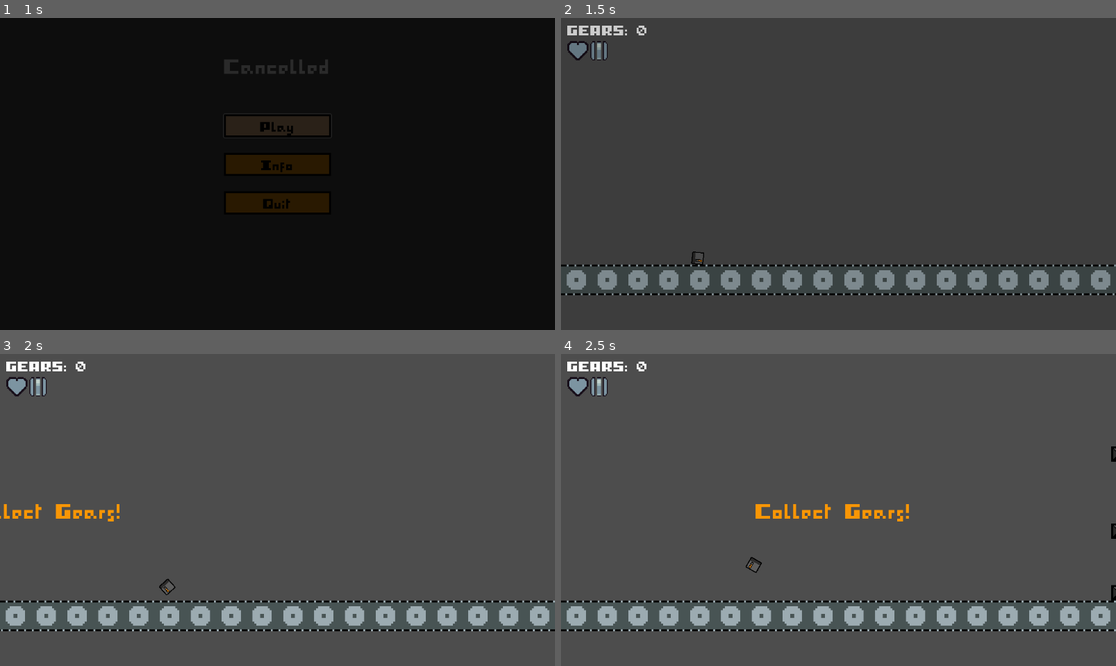
Above: before the commit, frames 1-4 (two rows, left to right).
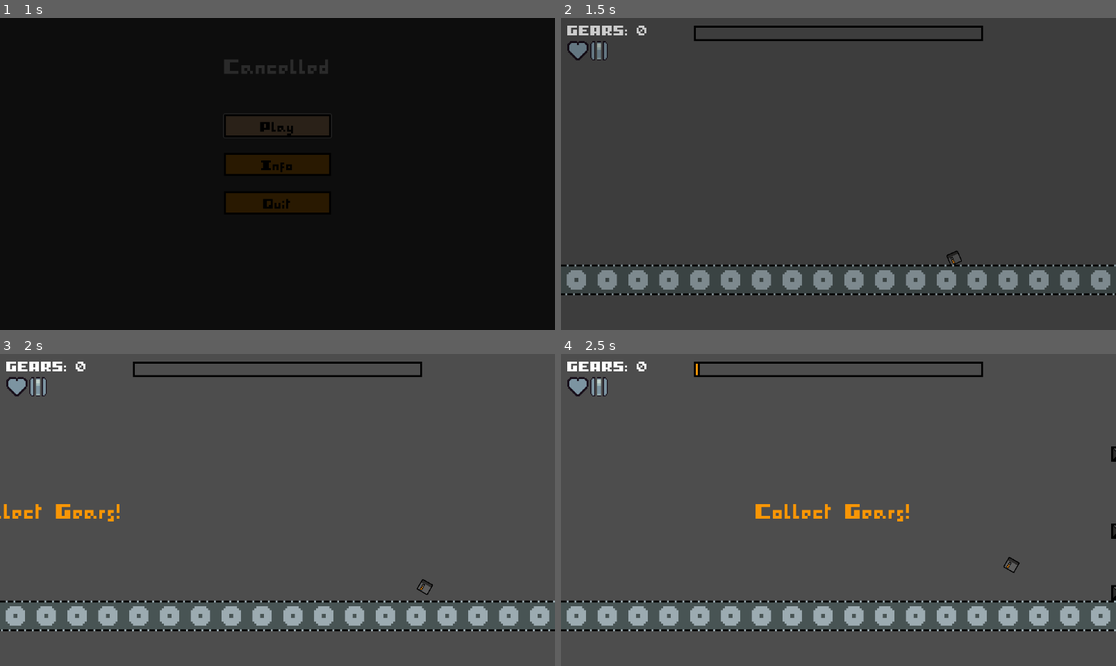
Above: after the commit, the same moments.

Repository: StephenAversa/BrackeysGameJam
Game: Godot game, scene res://Menus/start_menu.tscn
Same seed, same stepped clock (60 frames per second), same inputs: the game is played once before the commit and once after it. The project has no main scene, so this scene is started directly.
Inputs:
- Up to frame 1 (1 s): click "Play" at 0.5 s
- Up to frame 2 (1.5 s): hold Right (ui_right) from 1.28 s (still down)
- Up to frame 3 (2 s): keep holding Right (ui_right); tap Up (ui_up) at 1.52 s
- Up to frame 4 (2.5 s): keep holding Right (ui_right); tap Up (ui_up) at 2.27 s

Frame 1 is identical in both runs. In frame 2, 0.8% of the frame differs, in the area x 23-77%, y 2-80%; in frame 3, 0.8%; in frame 4, 0.9%, in the area x 23-83%, y 2-71%.

Commit message:
Progress Bar

Diff:
--- a/Menus/start_menu.gd
+++ b/Menus/start_menu.gd
@@ -12,4 +12,6 @@
 
 
 func _on_play_button_up() -> void:
+	Globals.gear_count = 0
+	Globals.player_health = 1
 	SceneManager.change_scene("res://World/world.tscn")
--- a/Player/player.gd
+++ b/Player/player.gd
@@ -130,15 +130,15 @@
 		build_step += 1
 		build_robot(build_step)
 		level_up.level_up("Double Jump")
-	if Globals.gear_count >= Globals.gear_count_health1:
+	if Globals.gear_count >= Globals.gear_count_health3:
 		Globals.player_health += 1
 		SignalManager.emit_signal("add_health")
 		level_up.level_up("Health Up")
-	if Globals.gear_count >= Globals.gear_count_health2:
+	elif Globals.gear_count >= Globals.gear_count_health2:
 		Globals.player_health += 1
 		SignalManager.emit_signal("add_health")
 		level_up.level_up("Health Up")
-	if Globals.gear_count >= Globals.gear_count_health3:
+	elif Globals.gear_count >= Globals.gear_count_health1:
 		Globals.player_health += 1
 		SignalManager.emit_signal("add_health")
 		level_up.level_up("Health Up")
--- /dev/null
+++ b/UI/progress.tscn
@@ -0,0 +1,36 @@
+[gd_scene load_steps=3 format=3 uid="uid://d7plrui5ybc3"]
+
+[sub_resource type="StyleBoxFlat" id="StyleBoxFlat_j6nlx"]
+bg_color = Color(0.637843, 0.637843, 0.637843, 0)
+border_width_left = 4
+border_width_top = 4
+border_width_right = 4
+border_width_bottom = 4
+border_color = Color(0, 0, 0, 1)
+
+[sub_resource type="StyleBoxFlat" id="StyleBoxFlat_enico"]
+bg_color = Color(0.976471, 0.588235, 0.0196078, 1)
+border_width_left = 4
+border_width_top = 4
+border_width_right = 4
+border_width_bottom = 4
+border_color = Color(0, 0, 0, 1)
+
+[node name="Progress" type="HBoxContainer"]
+anchors_preset = 5
+anchor_left = 0.5
+anchor_right = 0.5
+offset_left = -576.0
+offset_right = 576.0
+offset_bottom = 27.0
+grow_horizontal = 2
+alignment = 1
+
+[node name="ProgressBar" type="ProgressBar" parent="."]
+custom_minimum_size = Vector2(600, 32)
+layout_mode = 2
+theme_override_constants/outline_size = 4
+theme_override_styles/background = SubResource("StyleBoxFlat_j6nlx")
+theme_override_styles/fill = SubResource("StyleBoxFlat_enico")
+max_value = 120.0
+show_percentage = false
--- a/UI/ui.gd
+++ b/UI/ui.gd
@@ -3,6 +3,7 @@
 @onready var gearcount: Label = $HBoxContainer/VBoxContainer/Gearcount
 @onready var tick: TextureRect = $HBoxContainer/VBoxContainer/HBoxContainer/TickBox/Tick
 @onready var tick_box: HBoxContainer = $HBoxContainer/VBoxContainer/HBoxContainer/TickBox
+var temp_tick: TextureRect
 
 # Called when the node enters the scene tree for the first time.
 func _ready() -> void:
@@ -28,6 +29,8 @@
 		SignalManager.emit_signal("kill_player")
 
 func set_health(num: int):
-	for i in num-1:
+	for child in tick_box.get_children():
+		child.queue_free()
+	for i in num:
 		var tick_instance = tick.duplicate(true)
 		tick_box.add_child(tick_instance)
--- a/Utility/Globals.gd
+++ b/Utility/Globals.gd
@@ -12,7 +12,7 @@
 var conveyor_speed = -100
 var up_the_dif_time = 10
 
-var player_health = 1
+var player_health = 5
 
 
 func roll(chance: float):
--- a/Utility/SceneManager.tscn
+++ b/Utility/SceneManager.tscn
@@ -10,7 +10,7 @@
 tracks/0/type = "value"
 tracks/0/imported = false
 tracks/0/enabled = true
-tracks/0/path = NodePath("TextureRect:modulate")
+tracks/0/path = NodePath("CanvasLayer/TextureRect:modulate")
 tracks/0/interp = 1
 tracks/0/loop_wrap = true
 tracks/0/keys = {
@@ -25,7 +25,7 @@
 tracks/0/type = "value"
 tracks/0/imported = false
 tracks/0/enabled = true
-tracks/0/path = NodePath("TextureRect:modulate")
+tracks/0/path = NodePath("CanvasLayer/TextureRect:modulate")
 tracks/0/interp = 1
 tracks/0/loop_wrap = true
 tracks/0/keys = {
@@ -50,23 +50,27 @@
 grow_vertical = 2
 script = ExtResource("1_dwkwa")
 
-[node name="TextureRect" type="TextureRect" parent="."]
+[node name="CanvasLayer" type="CanvasLayer" parent="."]
+layer = 5
+
+[node name="TextureRect" type="TextureRect" parent="CanvasLayer"]
 modulate = Color(0, 0, 0, 0)
 z_index = 10
 z_as_relative = false
-layout_mode = 1
 anchors_preset = 15
 anchor_right = 1.0
 anchor_bottom = 1.0
 offset_left = -64.0
-offset_top = -832.0
+offset_top = -64.0
 offset_right = 64.0
 offset_bottom = 56.0
 grow_horizontal = 2
 grow_vertical = 2
+mouse_filter = 2
 texture = SubResource("CanvasTexture_f5p0o")
 
-[node name="AnimationPlayer" type="AnimationPlayer" parent="."]
+[node name="AnimationPlayer" type="AnimationPlayer" parent="CanvasLayer"]
+root_node = NodePath("../..")
 libraries = {
 "": SubResource("AnimationLibrary_8fkrx")
 }
--- a/Utility/scene_transition.gd
+++ b/Utility/scene_transition.gd
@@ -1,5 +1,5 @@
 extends Control
-@onready var animation_player: AnimationPlayer = $AnimationPlayer
+@onready var animation_player: AnimationPlayer = $CanvasLayer/AnimationPlayer
 
 
 func change_scene(scene : String):
--- a/World/world.gd
+++ b/World/world.gd
@@ -1,17 +1,24 @@
 extends Node
 
 @onready var phase_1_timer: Timer = $Phase1Timer
-
+@onready var total_time = 150.0
+var elapsed_time = 0.0
+@onready var progress: HBoxContainer = $UI/Progress
+var progress_bar: ProgressBar
 # Called when the node enters the scene tree for the first time.
 func _ready() -> void:
+	progress_bar = progress.get_child(0)
 	SoundManager.calm_song.play()
+	phase_1_timer.start(1)
 
-
-# Called every frame. 'delta' is the elapsed time since the previous frame.
-func _process(delta: float) -> void:
-	pass
-
+	progress_bar.max_value = total_time
+	progress_bar.value = 0
 
 func _on_phase_1_timer_timeout() -> void:
-	SoundManager.calm_song.stop()
-	SceneManager.change_scene("res://Menus/cutscene.tscn")
+	if elapsed_time < total_time:
+		elapsed_time+= 1
+		progress_bar.value = elapsed_time
+	else:
+		phase_1_timer.stop()
+		SoundManager.calm_song.stop()
+		SceneManager.change_scene("res://Menus/cutscene.tscn")
--- a/World/world.tscn
+++ b/World/world.tscn
@@ -1,10 +1,11 @@
-[gd_scene load_steps=9 format=3 uid="uid://ckfh3131asyqg"]
+[gd_scene load_steps=10 format=3 uid="uid://ckfh3131asyqg"]
 
 [ext_resource type="Script" path="res://World/world.gd" id="1_kykok"]
 [ext_resource type="PackedScene" uid="uid://cxqb66omy3qm3" path="res://Player/player.tscn" id="2_jvkxt"]
 [ext_resource type="PackedScene" uid="uid://dgq5kirpqc3g0" path="res://World/conveyor_area.tscn" id="4_2qinn"]
 [ext_resource type="PackedScene" uid="uid://kuoimm5w2wp1" path="res://World/conveyor.tscn" id="5_prqfu"]
 [ext_resource type="PackedScene" uid="uid://cel7kcy3ig8iv" path="res://UI/ui.tscn" id="5_ys226"]
+[ext_resource type="PackedScene" uid="uid://d7plrui5ybc3" path="res://UI/progress.tscn" id="6_7u8yy"]
 [ext_resource type="PackedScene" uid="uid://bagcibm2xvkfb" path="res://World/outside_screen.tscn" id="6_vfbji"]
 [ext_resource type="PackedScene" uid="uid://0p14uhonuoe4" path="res://World/block_spawner.tscn" id="7_jrcgs"]
 [ext_resource type="PackedScene" uid="uid://dltay6d2p8t8r" path="res://UI/info.tscn" id="7_phbj3"]
@@ -13,7 +14,7 @@
 script = ExtResource("1_kykok")
 
 [node name="Player" parent="." instance=ExtResource("2_jvkxt")]
-position = Vector2(270, 381)
+position = Vector2(816, 496)
 
 [node name="ConveyorArea" parent="." instance=ExtResource("4_2qinn")]
 position = Vector2(596, 552)
@@ -24,6 +25,13 @@
 
 [node name="UI" parent="." instance=ExtResource("5_ys226")]
 offset_left = 5.0
+
+[node name="Progress" parent="UI" instance=ExtResource("6_7u8yy")]
+layout_mode = 1
+offset_left = -578.5
+offset_top = 16.0
+offset_right = 573.5
+offset_bottom = 48.0
 
 [node name="ConveyorTracks" type="Node" parent="."]
 
@@ -81,13 +89,19 @@
 [node name="Conveyor18" parent="ConveyorTracks" instance=ExtResource("5_prqfu")]
 position = Vector2(1120, 544)
 
+[node name="Conveyor19" parent="ConveyorTracks" instance=ExtResource("5_prqfu")]
+position = Vector2(1552, 544)
+scale = Vector2(12.4, 1)
+
+[node name="Conveyor20" parent="ConveyorTracks" instance=ExtResource("5_prqfu")]
+position = Vector2(-400, 544)
+scale = Vector2(12.4, 1)
+
 [node name="OutsideScreen" parent="." instance=ExtResource("6_vfbji")]
 
 [node name="Info" parent="." instance=ExtResource("7_phbj3")]
 
 [node name="Phase1Timer" type="Timer" parent="."]
-wait_time = 10.0
-one_shot = true
 autostart = true
 
 [connection signal="timeout" from="Phase1Timer" to="." method="_on_phase_1_timer_timeout"]
